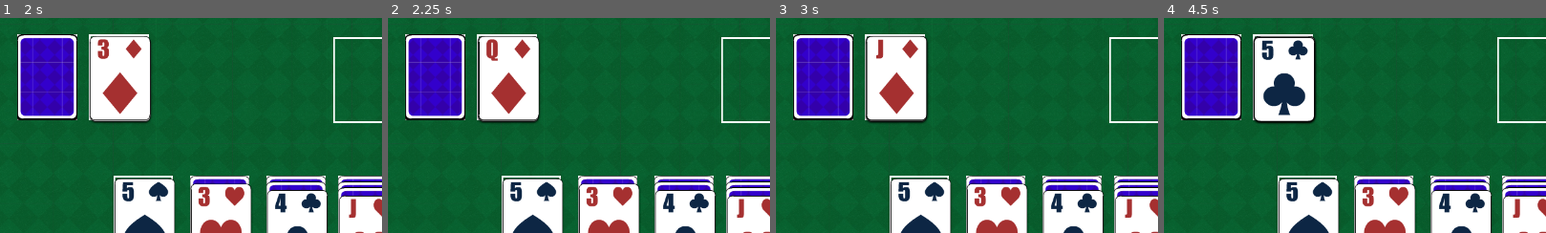
Above: before the commit, frames 1-4 (left to right).
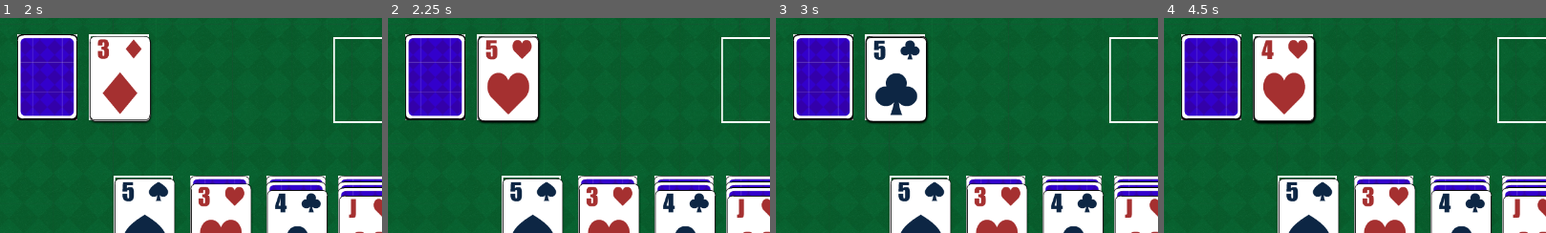
Above: after the commit, the same moments.

Repository: Taschi120/klondike
Game: Godot game, scene res://main_screen.tscn
Same seed, same stepped clock (60 frames per second), same inputs: the game is played once before the commit and once after it.
Inputs (mouse positions are % of the whole screen's width and height, from its top left):
- Up to frame 1 (2 s): tap Enter at 0.5 s; move the mouse to (6, 14) at 0.52 s; click (6, 14) at 0.67 s; tap Space at 1.25 s; move the mouse to (6, 14) at 1.27 s; click (6, 14) at 1.42 s
- Up to frame 2 (2.25 s): tap Enter at 2 s; click (6, 14) at 2.17 s
- Up to frame 3 (3 s): tap Space at 2.75 s; click (6, 14) at 2.92 s
- Up to frame 4 (4.5 s): tap Enter at 3.5 s; click (6, 14) at 3.67 s; tap Space at 4.25 s; click (6, 14) at 4.42 s
The pictures show only the part of the screen within x 0-50%, y 0-50%; the shares and areas given below are measured in that part.

Frame 1 is identical in both runs. In frame 2, 1.7% of the frame differs, in the area x 23-40%, y 8-48%; in frame 3, 2.5%; in frame 4, 2.8%, in the area x 4-40%, y 7-49%.

Commit message:
first glitchy draft for movement

Diff:
--- a/card.gd
+++ b/card.gd
@@ -3,11 +3,12 @@
 var Constants = preload("res://scripts/constants.gd")
 
 signal clicked
+signal double_clicked
 
 var open = false: set = set_open
 
 # indicates if this is the topmost card of its stack
-var at_top = false
+var at_top = false: get = is_at_top
 
 const HEART = "heart"
 const DIAMOND = "diamond"
@@ -19,7 +20,7 @@
 var suit = SPADE: set = set_suit
 var value = 1: set = set_value
 
-var location = Constants.Location.DRAW
+var region = Constants.Regions.DRAW
 
 func set_open(_open: bool) -> void:
 	open = _open
@@ -53,6 +54,34 @@
 	assert(false)
 	return 5
 
+func get_region_name() -> String:
+	match region:
+		Constants.Regions.DRAW:
+			return "Draw Pile"
+		Constants.Regions.DISCARD:
+			return "Discard Pile"
+		Constants.Regions.TABLEAU:
+			return "Tableau"
+		Constants.Regions.FOUNDATION:
+			return "Foundation"
+		Constants.Regions.CURSOR:
+			return "Cursor"
+
+	return "Unknown (" + str(region) + ")"
+
+func get_color() -> String:
+	if suit == "club" || suit == "spade":
+		return "black"
+	else:
+		return "red"
+
+func is_at_top():
+	var p = get_parent()
+	if p == null:
+		return false
+	var siblings = p.get_children()
+	return self == siblings[siblings.size() - 1]
+
 func debug_string() -> String:
 	var result = ""
 	if value == 1:
@@ -69,13 +98,17 @@
 	result += " of "
 	result += suit + "s (" \
 		+ ("face-up" if open else "face-down") \
-		+ ")"
+		+ " @ " + get_region_name() + ")"
 	return result
 
 
 func _on_input_event(viewport: Node, event: InputEvent, shape_idx: int) -> void:
+	# this'll need to be changed for picking up stacks
 	if not at_top:
 		return
 
+	if event is InputEventMouseButton and event.double_click and event.button_index == MOUSE_BUTTON_LEFT:
+		print("dc")
+		double_clicked.emit(self)
 	if event is InputEventMouseButton and event.pressed and event.button_index == MOUSE_BUTTON_LEFT:
 		clicked.emit(self)
--- a/foundation.gd
+++ b/foundation.gd
@@ -1,3 +1,10 @@
 extends Area2D
 
 @export var suit = "heart"
+
+func get_current_value() -> int:
+	return get_child_count() - 2
+
+func add_card(_card) -> void:
+	add_child(_card)
+	_card.at_top = false
--- a/main_screen.gd
+++ b/main_screen.gd
@@ -2,7 +2,7 @@
 
 var Constants = preload("res://scripts/constants.gd")
 
-@onready var tableau = [
+@onready var tableaux = [
 	$Tableaux/TableauPile1,
 	$Tableaux/TableauPile2,
 	$Tableaux/TableauPile3,
@@ -12,28 +12,117 @@
 	$Tableaux/TableauPile7,
 ]
 
+var selected_card = null
+
 func _ready() -> void:
 	$StockAndDiscard.create_and_shuffle()
 
 	# put cards on tableauc
 	for tableau_num in range(7):
-		var stack = tableau[tableau_num]
+		var stack = tableaux[tableau_num]
 		# deal n face-down cards
 		for card_num in range(tableau_num):
 			var card = $StockAndDiscard.draw_and_remove()
-			card.location = Constants.Location.TABLEAU
+			card.region = Constants.Regions.TABLEAU
 			stack.add_card(card)
 		# and deal one face-open card
 		var card = $StockAndDiscard.draw_and_remove()
 		card.open = true
 		card.at_top = true
-		card.location = Constants.Location.TABLEAU
+		card.region = Constants.Regions.TABLEAU
 		stack.add_card(card)
 
 func _on_card_clicked(_card) -> void:
 	print(_card.debug_string())
 
-	match _card.location:
-		Constants.Location.DRAW:
+
+	match _card.region:
+		Constants.Regions.DRAW:
 			var card = $StockAndDiscard.draw_and_remove()
 			$StockAndDiscard.add_to_discard(card)
+
+		Constants.Regions.DISCARD:
+			selected_card = _card
+
+		Constants.Regions.TABLEAU:
+			if _card.open:
+				selected_card = _card
+			elif _card.at_top:
+				_card.open = true
+
+
+func _on_double_click(_card) -> void:
+	print(_card.debug_string())
+
+	match _card.region:
+		Constants.Regions.DISCARD, Constants.Regions.TABLEAU:
+			if try_move_to_foundation(_card):
+				return
+			if try_move_to_tableau(_card):
+				return
+
+func try_move_to_foundation(_card) -> bool:
+	print("try_move_to_foundation")
+	for foundation in $Foundations.get_children():
+		if foundation.suit == _card.suit:
+			if foundation.get_current_value() + 1 == _card.value:
+				if _card.region == Constants.Regions.DISCARD:
+					$StockAndDiscard.remove_top_from_discard()
+				elif _card.region == Constants.Regions.TABLEAU:
+					remove_card_from_tableaux(_card)
+				else:
+					assert(false)
+				_card.at_top = false # cards in foundation can't be interacted  with
+				_card.region = Constants.Regions.FOUNDATION
+				foundation.add_child(_card)
+				return true
+	return false
+
+func try_move_to_tableau(_card) -> bool:
+	for tableau in $Tableaux.get_children():
+		var top_card = tableau.get_top_card()
+		if top_card == null && _card.value == 13:
+			# move king to empty slot
+			if _card.region == Constants.Regions.DISCARD:
+				$StockAndDiscard.remove_top_from_discard()
+			elif _card.region == Constants.Regions.TABLEAU:
+				remove_card_from_tableaux(_card)
+			else:
+				assert(false)
+			_card.at_top = true
+			_card.region = Constants.Regions.TABLEAU
+			tableau.add_card(_card)
+			return true
+
+		if top_card != null and \
+			top_card.open and \
+			_card.value == top_card.value -1 and \
+			_card.get_color() != top_card.get_color():
+				top_card.at_top = false
+				if _card.region == Constants.Regions.DISCARD:
+					$StockAndDiscard.remove_top_from_discard()
+				elif _card.region == Constants.Regions.TABLEAU:
+					remove_card_from_tableaux(_card)
+				else:
+					assert(false)
+				_card.at_top = true
+				_card.region = Constants.Regions.TABLEAU
+				tableau.add_card(_card)
+				return true
+
+	return false
+
+func remove_card_from_tableaux(_card):
+	for tableau in tableaux:
+		if _card in tableau.get_children():
+			tableau.remove_child(_card)
+
+
+func find_tableau(_card):
+	assert(_card.region == Constants.Regions.TABLEAU)
+	for tableau in tableaux:
+		if _card in tableau.get_children():
+			return tableau
+
+	assert(false)
+	return null
--- a/scripts/constants.gd
+++ b/scripts/constants.gd
@@ -1,3 +1,3 @@
 class_name Constants
 
-enum Location { DRAW, DISCARD, TABLEAU, FOUNDATION, CURSOR }
+enum Regions { DRAW, DISCARD, TABLEAU, FOUNDATION, CURSOR }
--- a/stock_and_discard.gd
+++ b/stock_and_discard.gd
@@ -15,9 +15,10 @@
 			card.value = value
 			card.open = false
 			card.at_top = false
-			card.location = Constants.Location.DRAW
+			card.region = Constants.Regions.DRAW
 
 			card.clicked.connect(main_scene._on_card_clicked)
+			card.double_clicked.connect(main_scene._on_double_click)
 			unshuffled_pile.append(card)
 
 	var shuffled_pile = []
@@ -58,9 +59,20 @@
 
 	# add the new card
 	card.open = true
-	card.location = Constants.Location.DISCARD
+	card.at_top = true
+	card.region = Constants.Regions.DISCARD
 	$Discard.add_child(card)
-	card.location = Vector2.ZERO
+	card.position = Vector2.ZERO
+
+func remove_top_from_discard() -> void:
+	var child_count = $Discard.get_child_count()
+	assert(child_count >= 2)
+	$Discard.remove_child($Discard.get_child(child_count - 1))
+
+	child_count = $Discard.get_child_count()
+	if child_count >= 2:
+		var top_card = $Discard.get_child(child_count - 1)
+		top_card.at_top = true
 
 
 func _on_empty_input_event(viewport: Node, event: InputEvent, shape_idx: int) -> void:
@@ -77,7 +89,7 @@
 				$Discard.remove_child(card)
 				card.open = false
 				card.at_top = false
-				card.location = Constants.Location.DRAW
+				card.region = Constants.Regions.DRAW
 				$Stock.add_child(card)
 
 			if $Stock.get_child_count() >= 2:
--- a/tableau_pile.gd
+++ b/tableau_pile.gd
@@ -6,8 +6,10 @@
 
 func get_top_card():
 	var child_count = get_child_count()
-	assert(child_count > 1)
-	return get_child(child_count - 1)
+	if child_count >= 2:
+		return get_child(child_count - 1)
+	else:
+		return null
 
 func remove_top_card():
 	var card = get_top_card()
